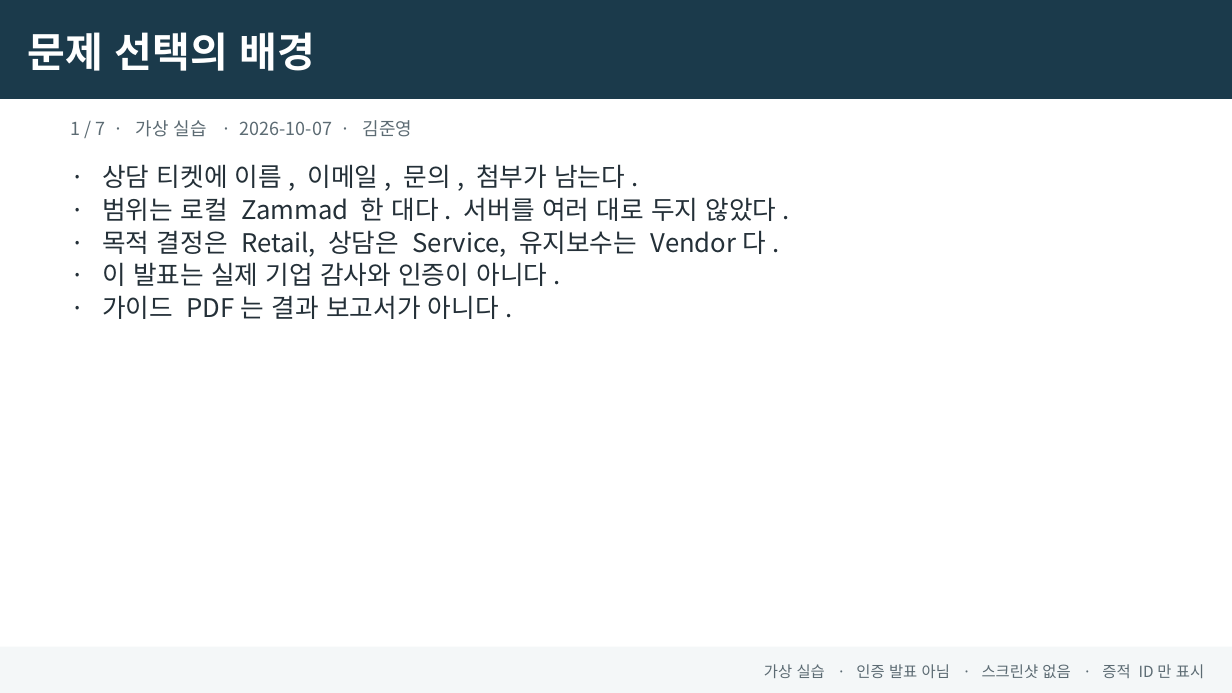
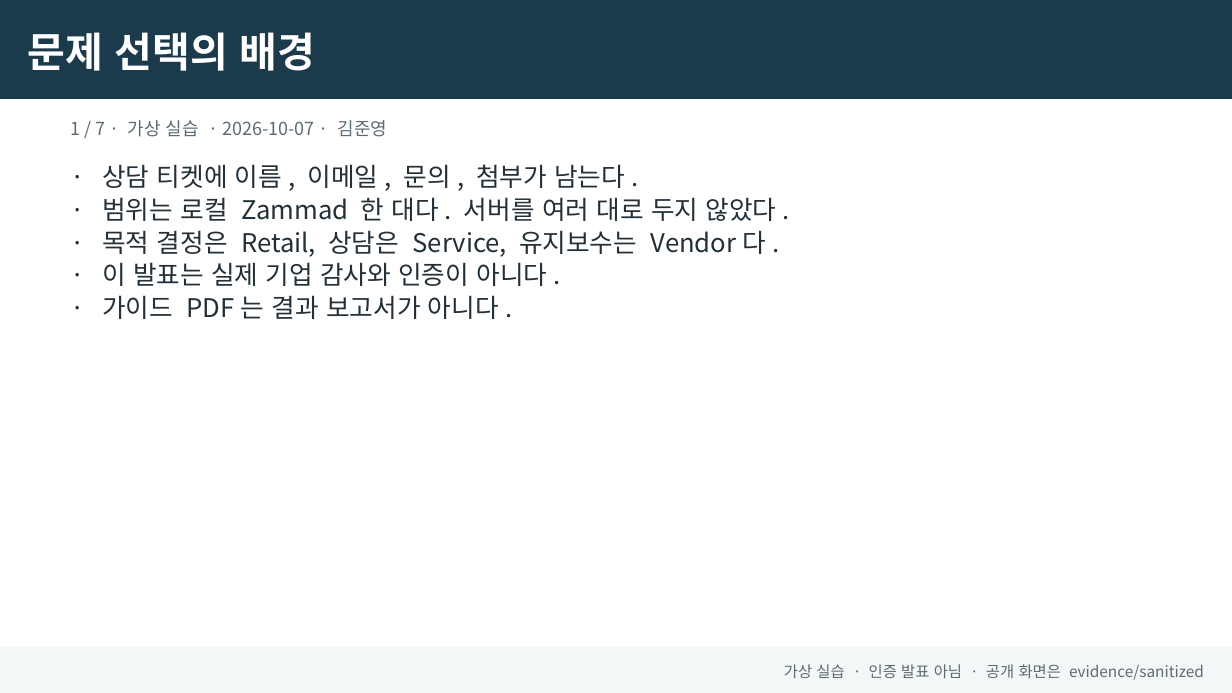
Before and after one commit to jxxnk/JY-Group-Privacy-Audit, a slide deck: slide 1 of reports/JY-Briefing.pptx. Drawn at 1232x693 pixels with LibreOffice and Linux fonts; fonts in the diff are those of the drawing. Boxes give left, top, right and bottom in pixels: in the first picture for what was removed or moved away, otherwise in the second. Text is boxed around its words. In the diff, an @@ line names an element or a change of style, - is before the commit and + after.

```diff
--- a/reports/JY-Briefing.pptx
+++ b/reports/JY-Briefing.pptx
@@ text "1 / 7 · 가상 ..." rewrapped from (70,120,413,137) to (70,120,388,137) @@
@@ text in rectangle at (784,664,1204,680): text changed @@
-가상 실습 · 인증 발표 아님 · 스크린샷 없음 · 증적 ID만 표시
+가상 실습 · 인증 발표 아님 · 공개 화면은 evidence/sanitized
```
Also in this commit, not shown: 6 other slides changed, 12 other files.
